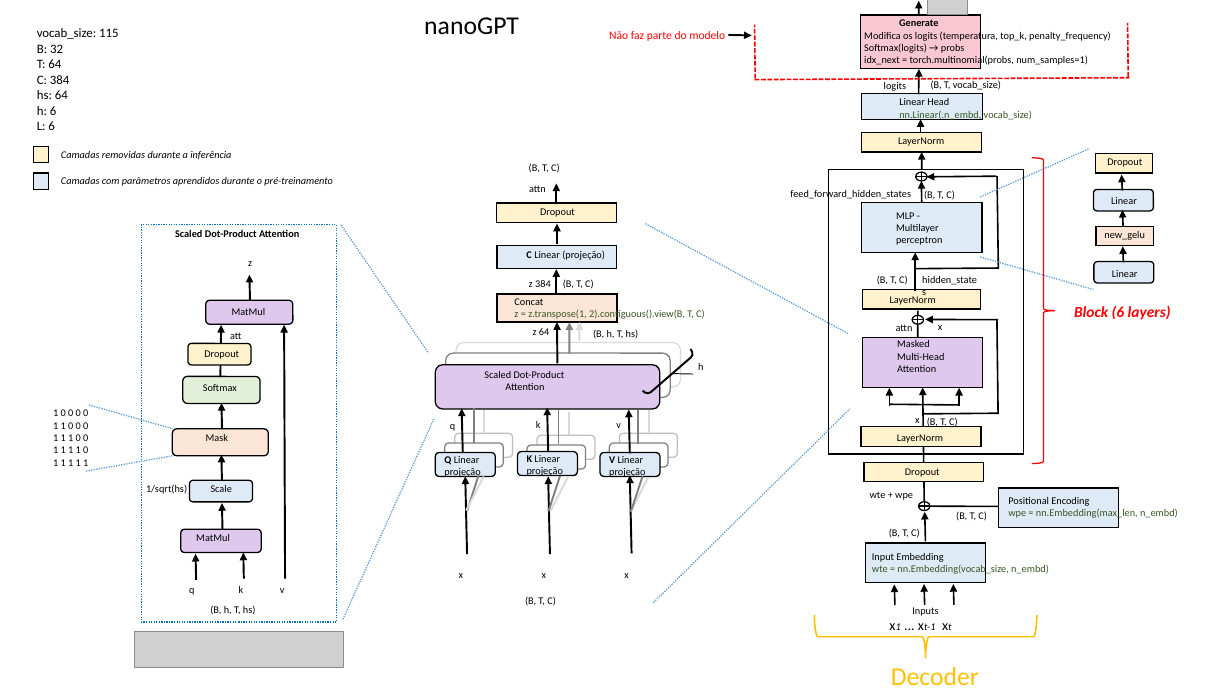
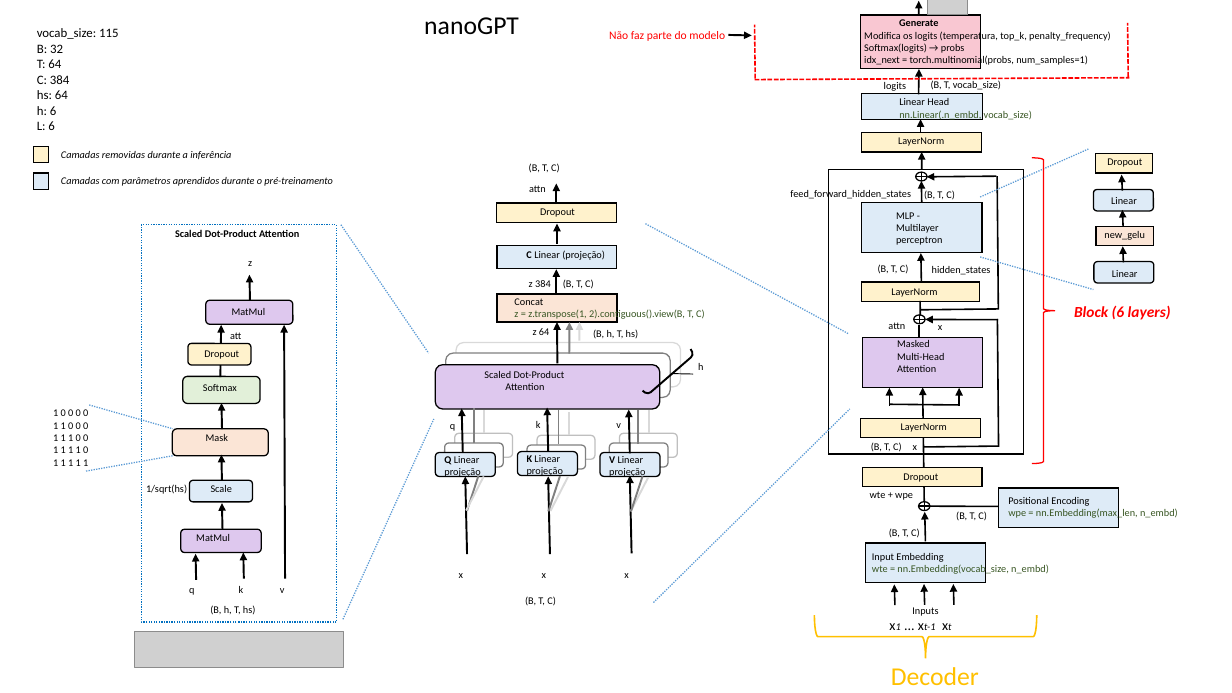
Before and after one commit to wmelo52/GPTLab, a slide deck: slide 1 of GPT_model.pptx. Drawn at 1232x693 pixels with LibreOffice and Linux fonts; fonts in the diff are those of the drawing; grey boxes stand for pictures. Boxes give left, top, right and bottom in pixels: in the first picture for what was removed or moved away, otherwise in the second. Text is boxed around its words. In the diff, an @@ line names an element or a change of style, - is before the commit and + after.

```diff
--- a/GPT_model.pptx
+++ b/GPT_model.pptx
@@ freeform shape resized from (x1=914, y1=177, x2=998, y2=269) to (x1=921, y1=177, x2=999, y2=311) @@
@@ text "(B, T, C)" moved from (x1=877, y1=275, x2=908, y2=285) to (x1=878, y1=264, x2=909, y2=274) @@
@@ arrow moved from (915, 291) - (915, 252) to (921, 283) - (921, 253) @@
@@ text "hidden_states" rewrapped from (x1=790, y1=189, x2=911, y2=201) to (x1=932, y1=266, x2=991, y2=275) @@
@@ rectangle moved from (x1=863, y1=289, x2=981, y2=309) to (x1=862, y1=282, x2=980, y2=301) @@
@@ text "LayerNorm" moved from (x1=890, y1=296, x2=936, y2=305) to (x1=891, y1=288, x2=937, y2=297) @@
@@ text "attn" moved from (x1=896, y1=324, x2=913, y2=331) to (x1=888, y1=322, x2=905, y2=329) @@
@@ line moved from (918, 315) - (918, 311) to (921, 315) - (921, 301) @@
@@ freeform shape resized from (x1=923, y1=320, x2=999, y2=414) to (x1=924, y1=319, x2=999, y2=446) @@
@@ rectangle moved from (x1=861, y1=427, x2=982, y2=446) to (x1=861, y1=419, x2=982, y2=438) @@
@@ text "LayerNorm" moved from (x1=897, y1=434, x2=943, y2=443) to (x1=901, y1=423, x2=947, y2=432) @@
@@ text "(B, T, C)" moved from (x1=927, y1=417, x2=958, y2=427) to (x1=871, y1=442, x2=902, y2=454) @@
@@ text "x" moved from (x1=915, y1=418, x2=919, y2=427) to (x1=913, y1=445, x2=917, y2=454) @@
@@ rectangle moved from (x1=864, y1=462, x2=984, y2=482) to (x1=862, y1=468, x2=982, y2=487) @@
@@ text "Dropout" moved from (x1=905, y1=468, x2=940, y2=477) to (x1=903, y1=473, x2=938, y2=482) @@
```
Also in this commit, not shown: 6 other files.
